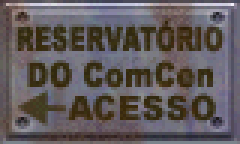
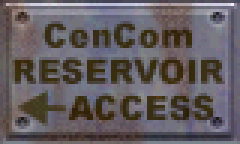
Layered file, before and after one edit (240px x 144px). Changes by layer:
hid group "PT-BR" (5 layers) over [left=12, top=18, right=225, bottom=123]
showed group "Recriation" (4 layers) over [left=12, top=21, right=225, bottom=123]
added layer "Arrow" (2nd of 2, in "Translations" › "Recriation") in group "Recriation" over [left=12, top=78, right=69, bottom=120]
